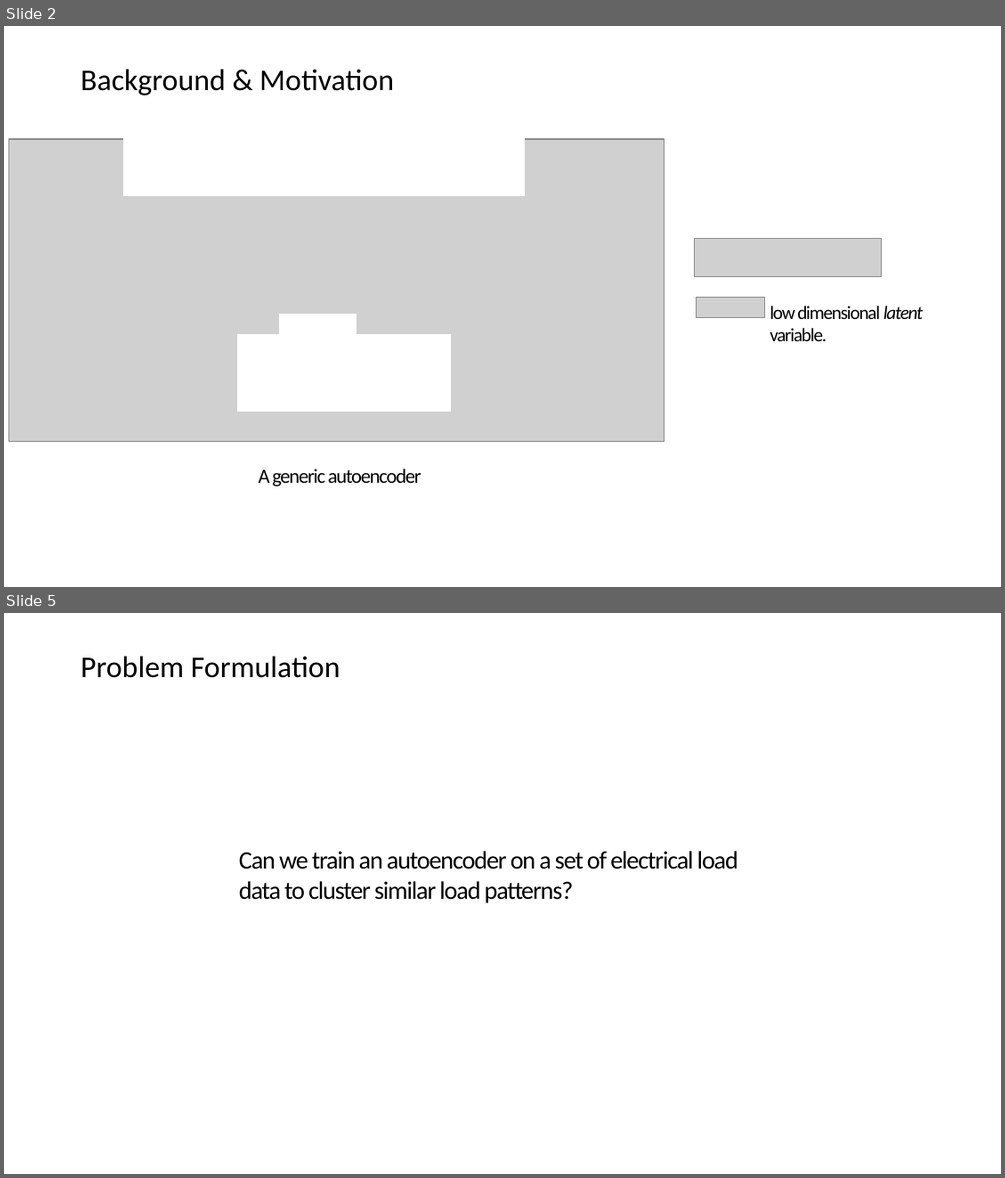
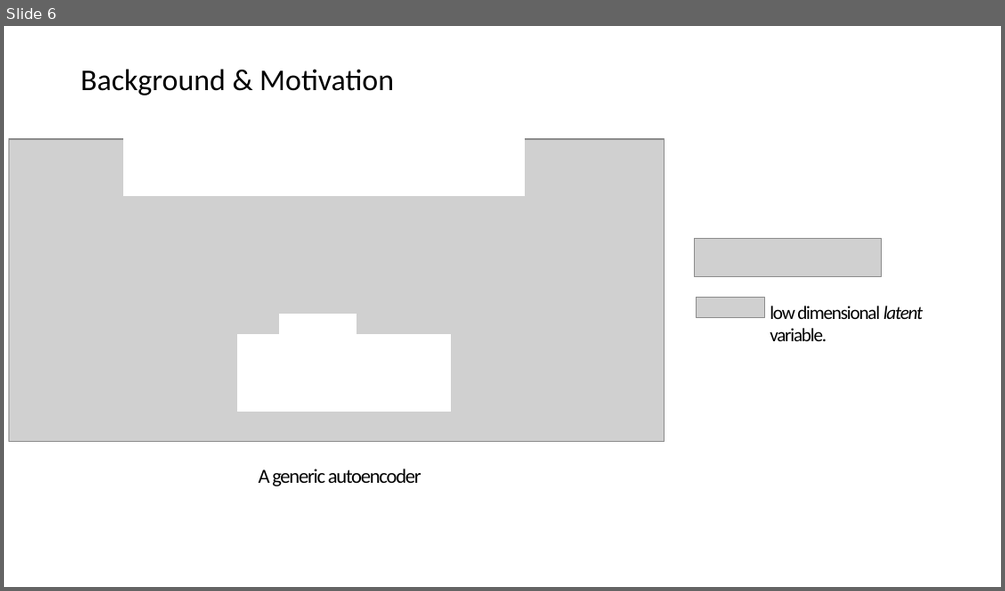
Before and after one commit to Depersonalizc/daily-load-clustering, a slide deck: presentation.pptx. Shown one above the other, each under a label of ours: slides 2 and 5 before the commit, slide 6 after it; the slides between them are not shown. The pictures are 1005x1178 and 1005x591 pixels, drawn with LibreOffice and Linux fonts; fonts in the diff are those of the drawing; grey boxes stand for pictures. Boxes give left, top, right and bottom in pixels: in the first picture for what was removed or moved away, otherwise in the second. Text is boxed around its words. In the diff, an @@ line names an element or a change of style, - is before the commit and + after.

```diff
--- a/presentation.pptx
+++ b/presentation.pptx
@@ slide 5 removed at (4,613,1001,1174), background #FFFFFF @@
@@ text removed at (81,656,340,678) @@
-Problem Formulation
@@ text removed at (239,851,738,903) @@
-Can we train an autoencoder on a set of electrical load data to cluster similar load patterns?
@@ what was slide 2 is now slide 6 @@
```
Also in this commit, not shown: 3 slides changed, 8 slides added, 12 other files.
